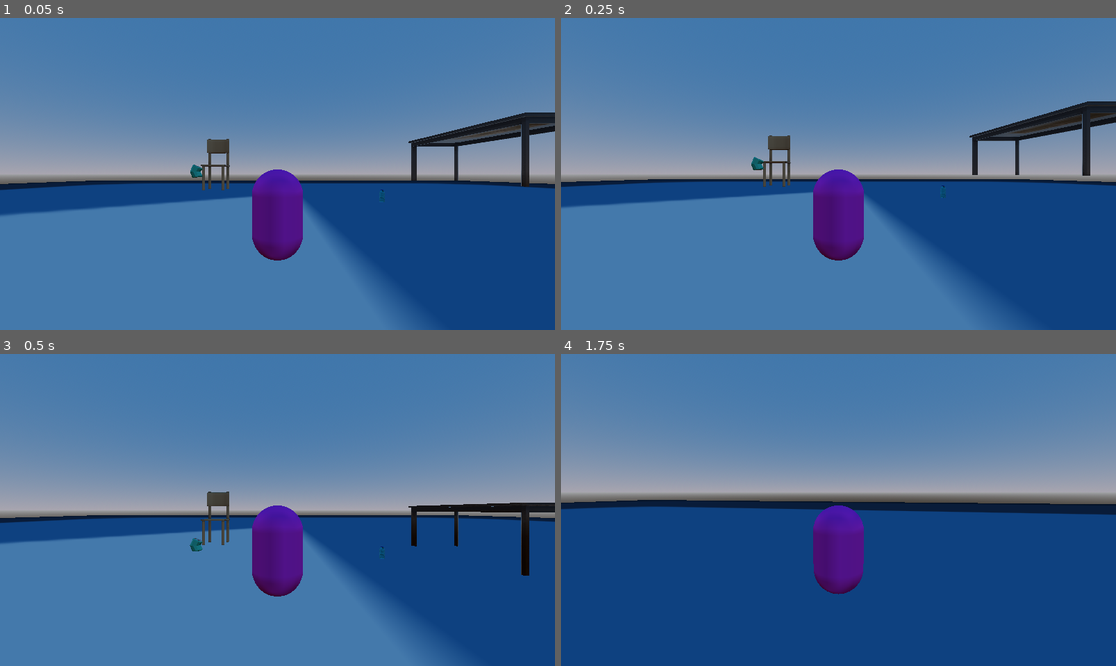
Above: before the commit, frames 1-4 (two rows, left to right).
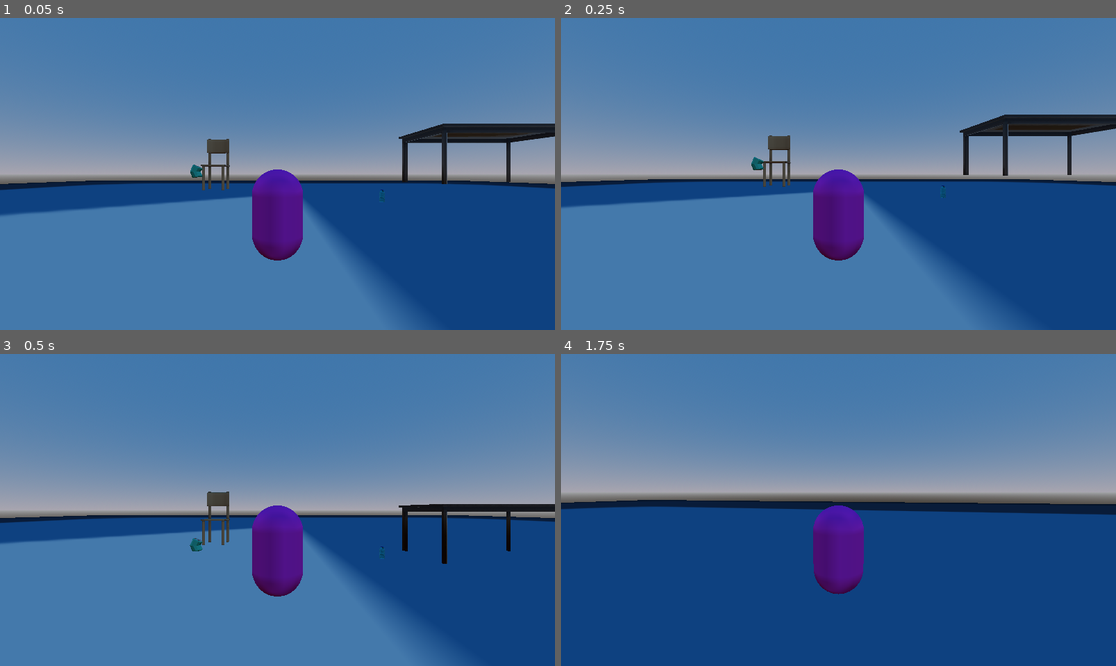
Above: after the commit, the same moments.

Repository: GarethDa/Monke_Game
Game: Godot game, scene res://world.tscn
The game is run twice, just before and just after one commit, with the same random seed, the same clock (stepped at 60 frames per second) and the same inputs. The engine's default icon, where the game draws it, is replaced by a stand-in: a white triangle on a blue panel in a dark square.
Inputs (mouse positions are in pixels of both pictures, inside the frame that each line leads up to):
- Up to frame 1 (0.05 s): no input
- Up to frame 2 (0.25 s): no input
- Up to frame 3 (0.5 s): no input
- Up to frame 4 (1.75 s): tap Enter (ui_accept) at 0.5 s; move the mouse to (866, 510) at 0.52 s; press the mouse at (866, 510) at 0.53 s; hold Up (ui_up) from 0.53 s (still down); tap Space (Jump) at 0.77, 1.52 s; move the mouse to (810, 510) at 1.27 s; release the mouse at (810, 510) at 1.28 s; click (810, 510) at 1.35 s

The runs differ from the first frame. In frame 1, 2.1% of the frame differs, in the area x 71-100%, y 30-55%; in frame 2, 2.1%, in the area x 71-100%, y 26-51%; in frame 3, 1.0%; in frame 4, nothing differs.

Commit message:
throwing working

Diff:
--- a/ModelScenes/chair.tscn
+++ b/ModelScenes/chair.tscn
@@ -47,7 +47,7 @@
 
 [node name="Sketchfab_Scene" type="Node3D"]
 
-[node name="RigidBody3D" type="RigidBody3D" parent="." groups=["Throwable"]]
+[node name="RigidBody3D" type="RigidBody3D" parent="." groups=["Big", "Throwable"]]
 
 [node name="CollisionShape3D" type="CollisionShape3D" parent="RigidBody3D"]
 transform = Transform3D(1, 0, 0, 0, 1, 0, 0, 0, 1, 0, 1.10869, 0)
--- a/ModelScenes/table.tscn
+++ b/ModelScenes/table.tscn
@@ -5,7 +5,7 @@
 [ext_resource type="Texture2D" uid="uid://bdv83u2wkttlh" path="res://Models/wood_table_lowpoly_2.png" id="3_k8670"]
 
 [sub_resource type="BoxShape3D" id="BoxShape3D_mki0m"]
-size = Vector3(1, 1.00983, 2.41724)
+size = Vector3(2.417, 1.01, 1)
 
 [sub_resource type="StandardMaterial3D" id="StandardMaterial3D_g60t8"]
 resource_name = "Material_128_Slot_1"
@@ -54,14 +54,14 @@
 
 [node name="Sketchfab_Scene" type="Node3D"]
 
-[node name="RigidBody3D" type="RigidBody3D" parent="." groups=["Throwable"]]
+[node name="RigidBody3D" type="RigidBody3D" parent="." groups=["Big", "Throwable"]]
 
 [node name="CollisionShape3D" type="CollisionShape3D" parent="RigidBody3D"]
 transform = Transform3D(1, 0, 0, 0, 1, 0, 0, 0, 1, 0, 0.5051, -0.0057373)
 shape = SubResource("BoxShape3D_mki0m")
 
 [node name="Sketchfab_model" type="Node3D" parent="RigidBody3D"]
-transform = Transform3D(0.035, 0, 0, 0, -1.5299e-09, 0.035, 0, -0.035, -1.5299e-09, 0, 0.98743, 0)
+transform = Transform3D(-1.5299e-09, -0.035, -1.5299e-09, 0, -1.5299e-09, 0.035, -0.035, 1.5299e-09, 6.6874e-17, 0, 0.98743, 0)
 
 [node name="ec5ecec8f8984b7e8101de40b559f83e_fbx" type="Node3D" parent="RigidBody3D/Sketchfab_model"]
 transform = Transform3D(1, 0, 0, 0, 0, -1, 0, 1, 0, 0, 0, 0)
--- a/PickUpItem.gd
+++ b/PickUpItem.gd
@@ -2,6 +2,10 @@
 
 @export var player : Node3D
 @export var heldItemTransform : RemoteTransform3D
+@export var torqueMultiplier : float
+@export var forwardThrowMultiplier : float
+@export var upwardThrowMultiplier : float
+@export var torqueSizeMultiplier : float
 var previousContactsReported : int
 
 
@@ -13,10 +17,20 @@
 
 		heldItemTransform.remote_path = ""
 		player.pickedUpItem.remove_from_group("Collected")
+
 		player.pickedUpItem.set_freeze_enabled(false)
 		player.pickedUpItem.set_max_contacts_reported(previousContactsReported)
-		player.pickedUpItem.apply_central_impulse((player.mesh.transform.basis.z*20) + (player.mesh.transform.basis.y*3))
+		player.pickedUpItem.apply_central_impulse((player.mesh.transform.basis.z*forwardThrowMultiplier) + (player.mesh.transform.basis.y*upwardThrowMultiplier))
+		var sizeMultiplier : float = 1
+
+		if player.pickedUpItem.is_in_group("Big"):
+			sizeMultiplier = torqueSizeMultiplier
+		var torque : Vector3 = Vector3(randf_range(-1,1),randf_range(-1,1),randf_range(-1,1))*(torqueMultiplier*sizeMultiplier)
+
+		player.pickedUpItem.apply_torque(torque)
+		print(torque)
 		player.pickedUpItem = null
+
 		print("THROW")
 		pass
 
--- a/world.tscn
+++ b/world.tscn
@@ -73,6 +73,10 @@
 script = ExtResource("4_bnqwb")
 player = NodePath("..")
 heldItemTransform = NodePath("../../Mesh/HeldItem")
+torqueMultiplier = 7.0
+forwardThrowMultiplier = 20.0
+upwardThrowMultiplier = 3.0
+torqueSizeMultiplier = 7.0
 
 [node name="CollisionShape3D2" type="CollisionShape3D" parent="CharacterBody3D2/Collider"]
 shape = SubResource("CapsuleShape3D_t7wf1")
